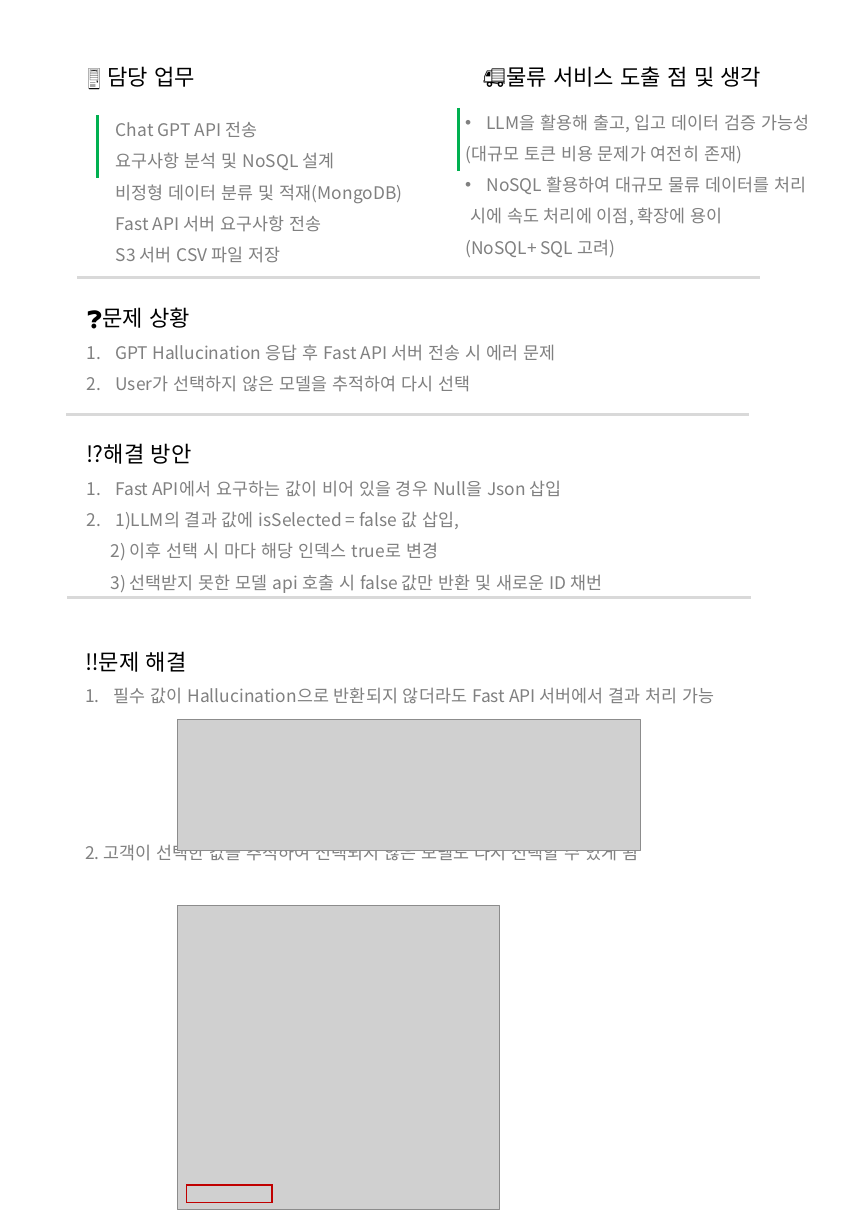
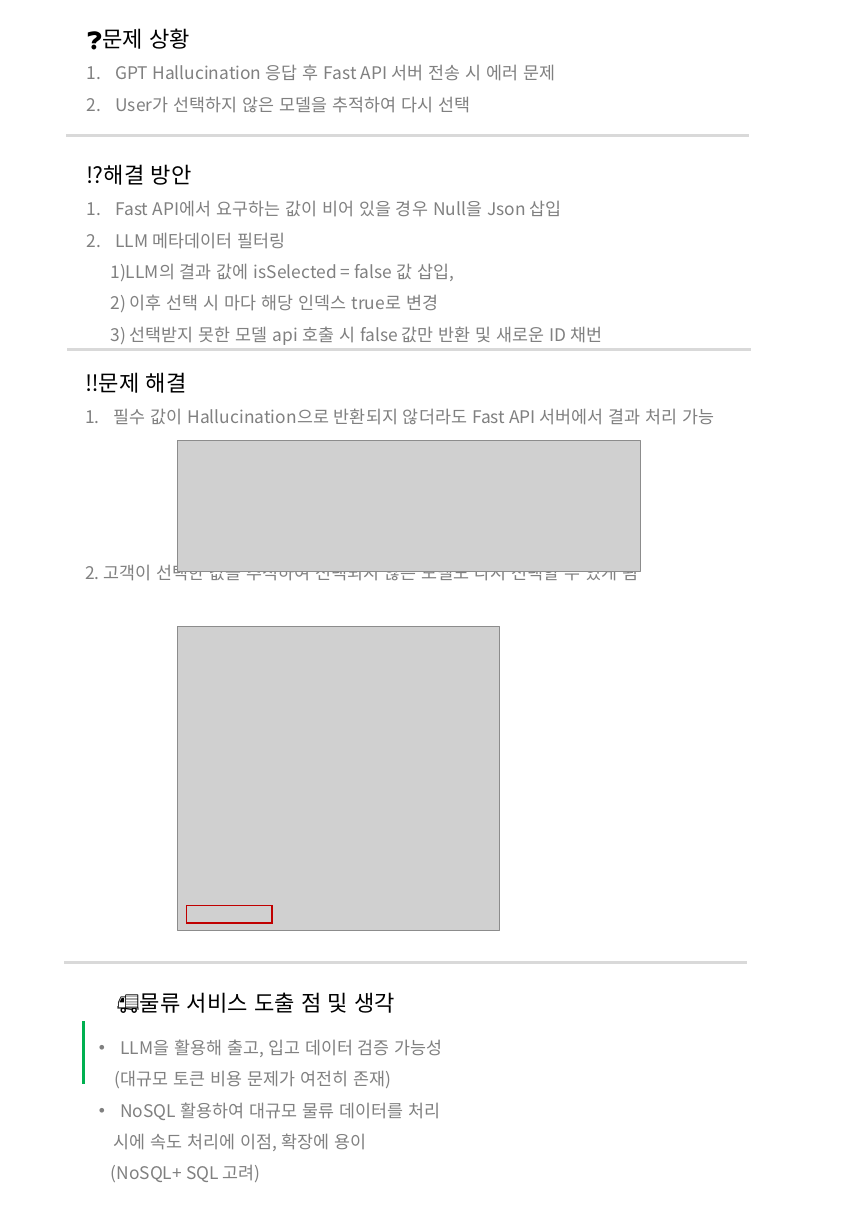
Before and after one commit to yuseok01/itgorae, a slide deck: slide 16 of 피피티/241124 포트폴리오_김유석.pptx (slide 14 before the commit). Drawn at 853x1232 pixels with LibreOffice and Linux fonts; fonts in the diff are those of the drawing; grey boxes stand for pictures. Boxes give left, top, right and bottom in pixels: in the first picture for what was removed or moved away, otherwise in the second. Text is boxed around its words. In the diff, an @@ line names an element or a change of style, - is before the commit and + after.

```diff
--- a/피피티/241124 포트폴리오_김유석.pptx
+++ b/피피티/241124 포트폴리오_김유석.pptx
@@ text removed at (107, 66, 195, 87) @@
-🖥️ 담당 업무
@@ line removed from (458, 108) to (458, 171) @@
@@ line moved from (77, 278) - (760, 278) to (66, 135) - (750, 135) @@
@@ text "⁉️해결 방안": place and size @@
-text "⁉️해결 방안" at (87, 443, 603, 593)
+text "⁉️해결 방안" at (87, 164, 603, 345)
@@ text removed at (116, 122, 403, 263) @@
-Chat GPT API 전송
-요구사항 분석 및 NoSQL 설계
-비정형 데이터 분류 및 적재(MongoDB)
-Fast API 서버 요구사항 전송
-S3 서버 CSV 파일 저장
@@ text at (115, 232, 285, 249): paragraph added @@
+2. LLM 메타데이터 필터링
@@ text at (110, 263, 454, 281): bullet 1. to none @@
@@ line moved from (66, 415) - (750, 415) to (67, 350) - (751, 350) @@
@@ 2 pictures, 2 texts, 1 rectangle: place and size @@
-2 pictures, 2 texts, 1 rectangle at (85, 307, 715, 1210)
+2 pictures, 2 texts, 1 rectangle at (85, 28, 715, 931)
@@ line moved from (67, 597) - (751, 597) to (64, 963) - (747, 963) @@
@@ text "🚚물류 서비스 도출 점 및 ...": place and size @@
-text "🚚물류 서비스 도출 점 및 ..." at (506, 66, 762, 87)
+text "🚚물류 서비스 도출 점 및 ..." at (140, 992, 395, 1013)
@@ line moved from (98, 116) - (98, 179) to (83, 1021) - (83, 1084) @@
@@ text "LLM을 활용해 출고, 입고 데이터 ..." rewrapped from (465, 114, 809, 257) to (111, 1039, 443, 1182) @@
```
Also in this commit, not shown: 3 other slides changed, 2 slides added.
